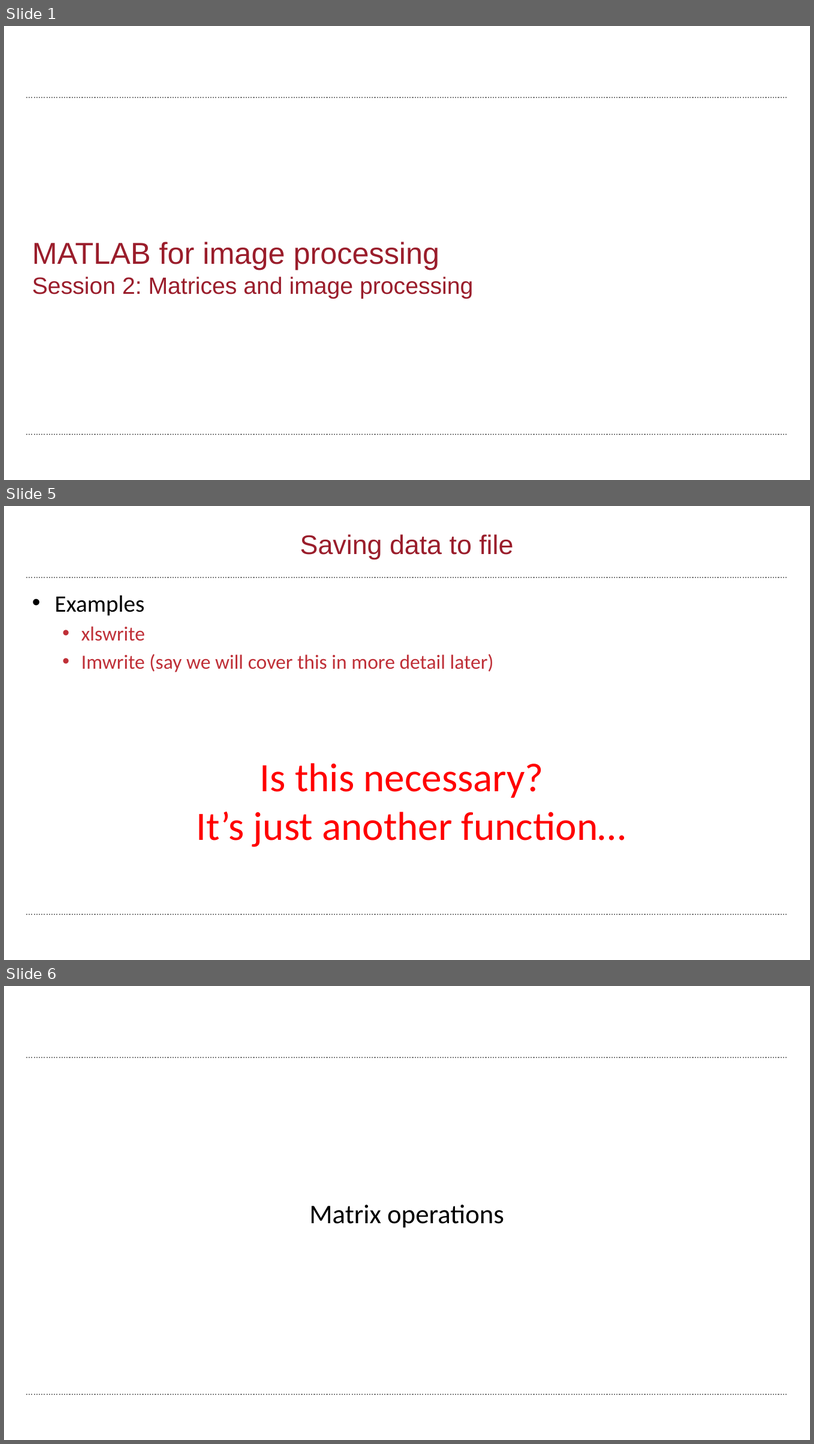
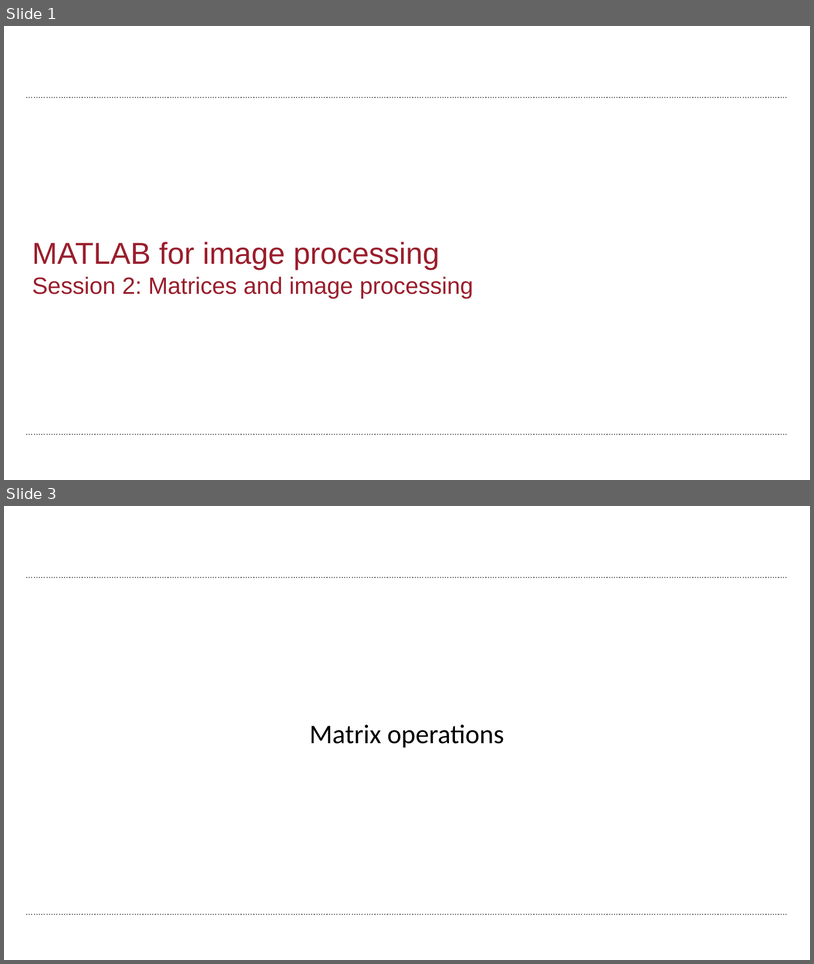
Before and after one commit to wbif-bristol/MATLAB-course, a slide deck: Session 2 - Matrices and image processing/MATLAB Session 2.pptx. Shown one above the other, each under a label of ours: slides 1, 5 and 6 before the commit, slides 1 and 3 after it; the slides between them are not shown. The pictures are 814x1444 and 814x964 pixels, drawn with LibreOffice and Linux fonts; fonts in the diff are those of the drawing; background and template pictures are left out. Boxes give left, top, right and bottom in pixels: in the first picture for what was removed or moved away, otherwise in the second. Text is boxed around its words. In the diff, an @@ line names an element or a change of style, - is before the commit and + after.

```diff
--- a/Session 2 - Matrices and image processing/MATLAB Session 2.pptx
+++ b/Session 2 - Matrices and image processing/MATLAB Session 2.pptx
@@ slide 5 removed at (x1=4, y1=506, x2=810, y2=960), background #FFFFFF; not listed: 2 template elements that a slide beside it also shows @@
@@ title removed at (x1=300, y1=534, x2=513, y2=559) @@
-Saving data to file
@@ text removed at (x1=55, y1=595, x2=494, y2=672) @@
-• Examples
-  • xlswrite
-  • Imwrite (say we will cover this in more detail later)
@@ text removed at (x1=196, y1=763, x2=626, y2=847) @@
-Is this necessary?
-It’s just another function…
@@ what was slide 6 is now slide 3 @@
```
Also in this commit, not shown: 2 slides changed, 4 slides added, 2 other slides removed, 3 other files.
